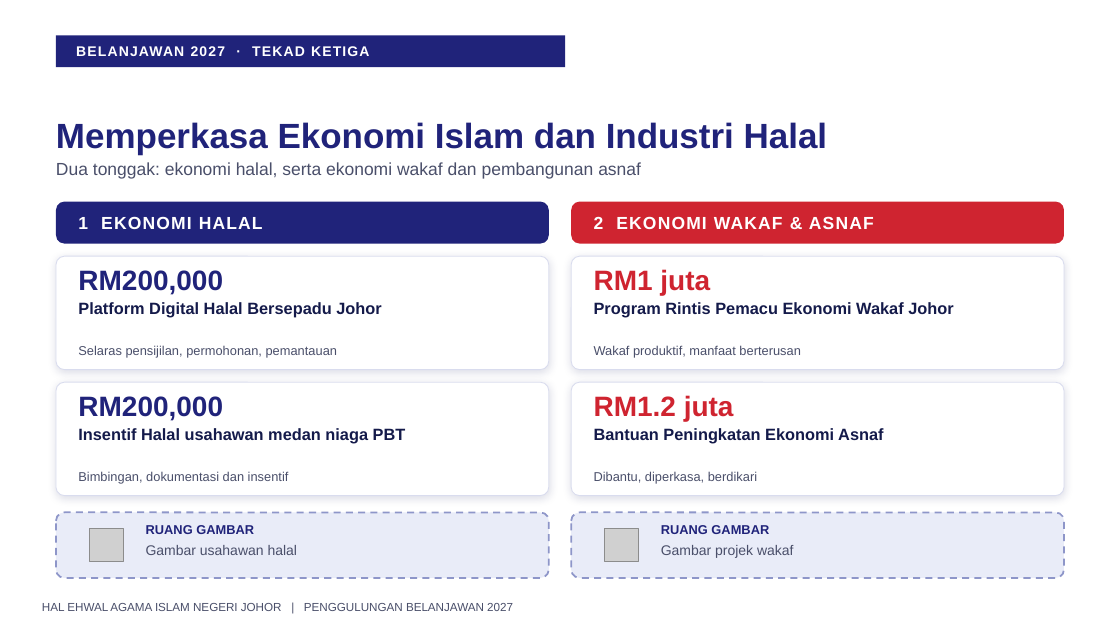
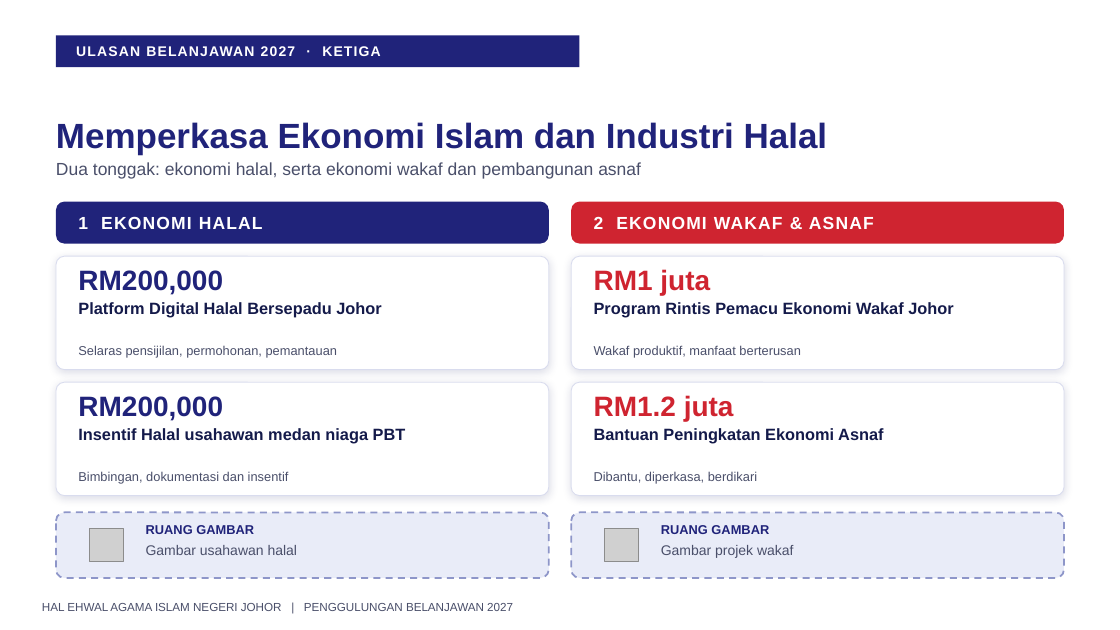
Before and after one commit to nawaljoe/Nawal, a slide deck: slide 20 of output/Penggulungan_Hal_Ehwal_Agama_Islam_2027_16x9.pptx. Drawn at 1120x630 pixels with LibreOffice and Linux fonts; fonts in the diff are those of the drawing; grey boxes stand for pictures; background and template pictures are left out. Boxes give left, top, right and bottom in pixels: in the first picture for what was removed or moved away, otherwise in the second. Text is boxed around its words. In the diff, an @@ line names an element or a change of style, - is before the commit and + after.

```diff
--- a/output/Penggulungan_Hal_Ehwal_Agama_Islam_2027_16x9.pptx
+++ b/output/Penggulungan_Hal_Ehwal_Agama_Islam_2027_16x9.pptx
@@ rectangle: place and size @@
-rectangle at (56, 35, 565, 67)
+rectangle at (56, 35, 580, 67)
@@ text at (76, 46, 381, 56): text changed @@
-BELANJAWAN 2027 · TEKAD KETIGA
+ULASAN BELANJAWAN 2027 · KETIGA
```
Also in this commit, not shown: 4 other slides changed, 1 other file.
